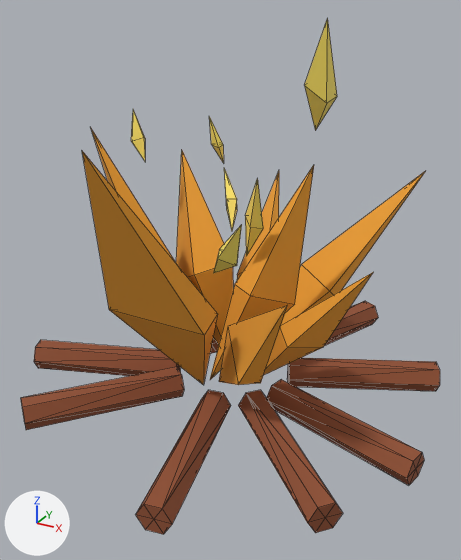
A saved change to the COLLADA model src/objects/world_1_fire.dae.
Before and after are seen from a 50 mm camera at (1.64, -3.06, 2.22) aimed at (0.0, -0.09, 0.73). The axes (+X, +Y, +Z) are drawn at lower left. The lights are the same throughout. Mesh edges are drawn as thin lines. Where no turn or scale is listed for an object, it has been applied to the vertices.

Names of what the first picture shows: 'fire_big', 'fire_small', 'wood'.
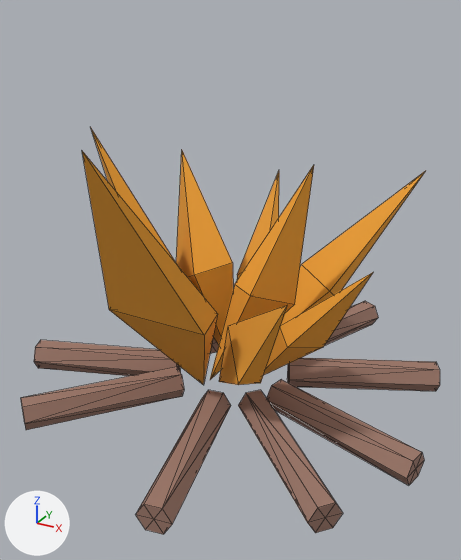
Where the newer file only moved an object's origin or applied its transform, the numbers keep the older frame.

Boxes (x1, y1, x2, y2) around the edits, measured in the pictures (461 x 560 px):
'wood', recoloured: (21, 301, 440, 534) in both
'fire_small', deleted: before (131, 18, 337, 273)

The edits, one by one:
Material 'wood' (mat_wood) changes colour from brown #915133 to brown #9d786a; in linear values from (0.285, 0.0826, 0.0331) to (0.336, 0.189, 0.144).
Object 'fire_small' (ob_fire_small) is deleted.
